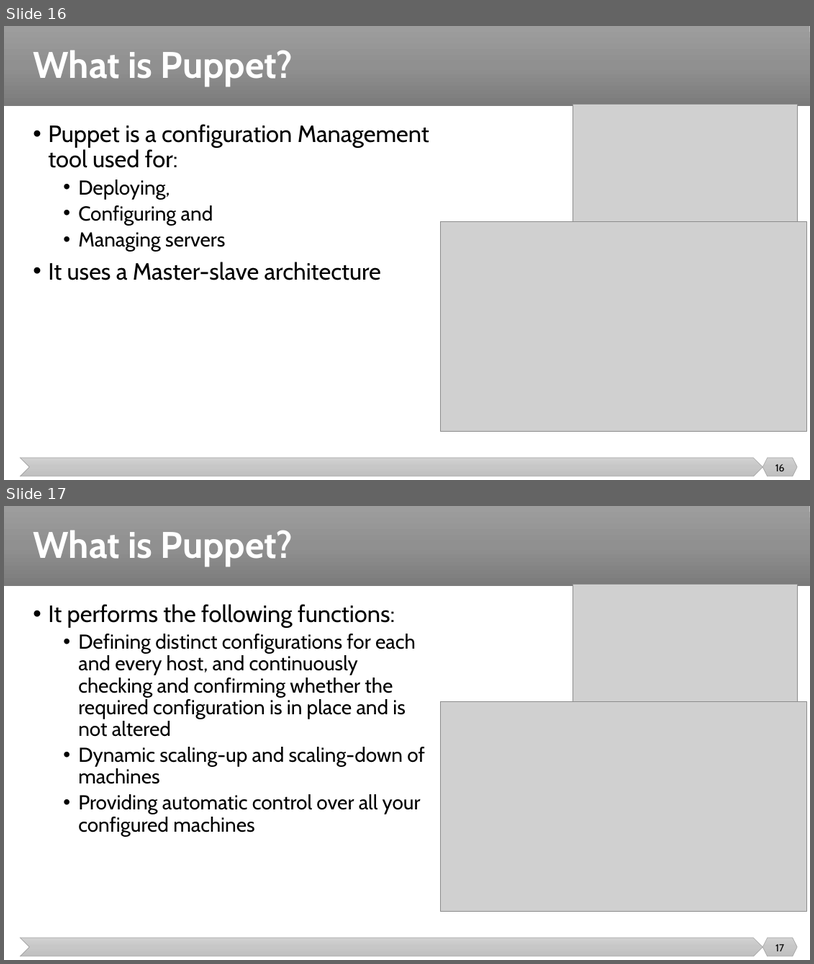
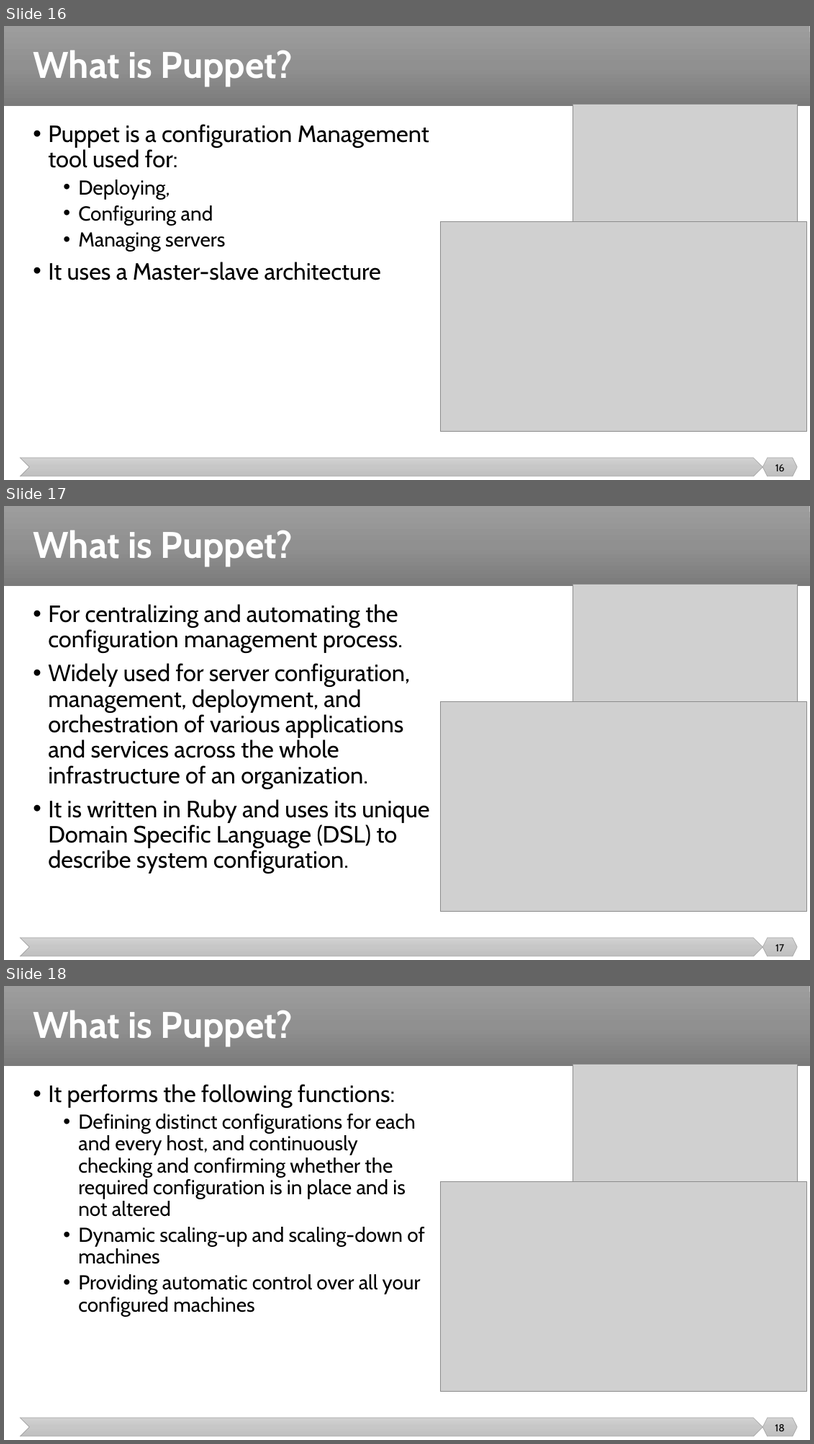
Before and after one commit to malenezi/malenezi, a slide deck: SE489/Lectures/6-Configuration Management/Configuration Management 2.pptx. Shown one above the other, each under a label of ours: slides 16 and 17 before the commit, slides 16, 17 and 18 after it. The pictures are 814x964 and 814x1444 pixels, drawn with LibreOffice and Linux fonts; fonts in the diff are those of the drawing; grey boxes stand for pictures. Boxes give left, top, right and bottom in pixels: in the first picture for what was removed or moved away, otherwise in the second. Text is boxed around its words. In the diff, an @@ line names an element or a change of style, - is before the commit and + after.

```diff
--- a/SE489/Lectures/6-Configuration Management/Configuration Management 2.pptx
+++ b/SE489/Lectures/6-Configuration Management/Configuration Management 2.pptx
@@ slide 17 added at [4, 506, 810, 960], background #FFFFFF; not listed: 3 template elements that a slide beside it also shows @@
@@ title added at [33, 530, 293, 566], 44 pt, text #FFFFFF, bold @@
+What is Puppet?
@@ picture added at [574, 584, 797, 702] @@
@@ text added at [48, 604, 430, 873], 28 pt, text #000000 @@
+• For centralizing and automating the configuration management process.
+• Widely used for server configuration, management, deployment, and orchestration of various applications and services across the whole infrastructure of an organization.
+• It is written in Ruby and uses its unique Domain Specific Language (DSL) to describe system configuration.
@@ picture added at [440, 702, 807, 911] @@
@@ page number added at [776, 944, 784, 951], 12 pt, text #000000 @@
+17
@@ what was slide 17 is now slide 18 @@
@@ page number at [775, 1424, 784, 1431]: text changed @@
-17
+18
```
Also in this commit, not shown: 1 slide changed, 6 other slides added, 1 other file.
